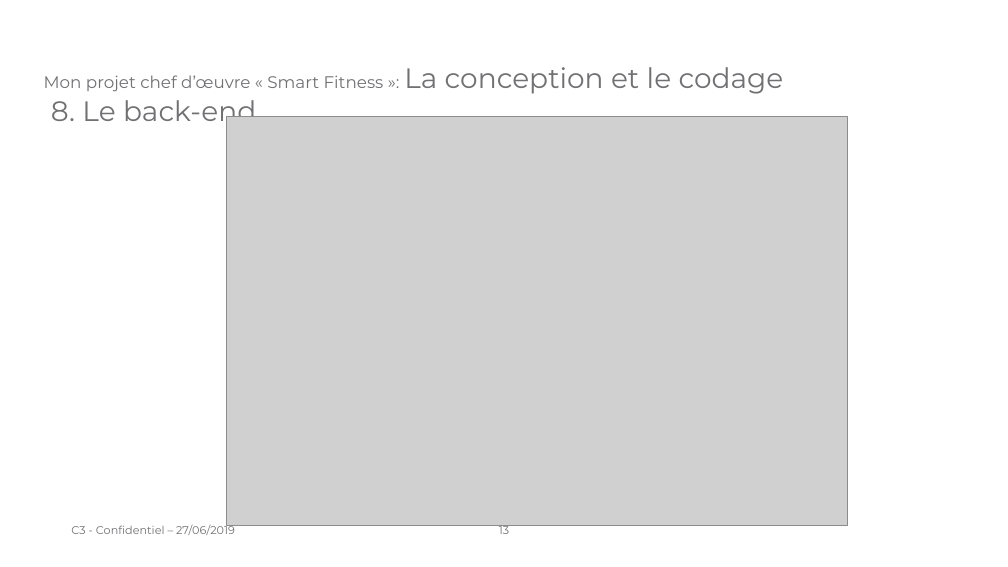
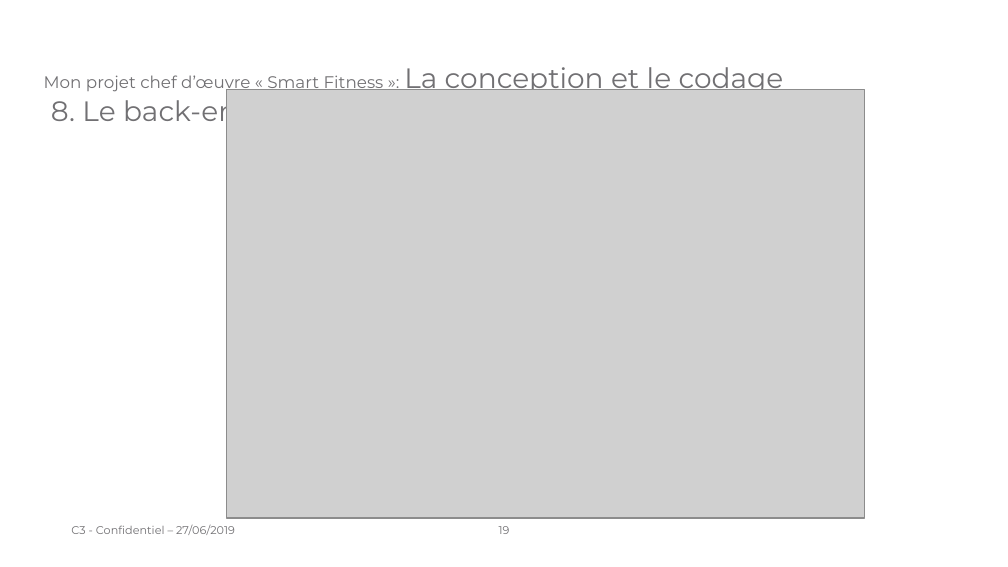
Before and after one commit to laurentpicardLP2/smartFitness, a slide deck: slide 19 of docs/oral/backup/Présentation orale - Projet chef d'œuvre.pptx (slide 13 before the commit). Drawn at 1008x567 pixels with LibreOffice and Linux fonts; fonts in the diff are those of the drawing; grey boxes stand for pictures; background and template pictures are left out. Boxes give left, top, right and bottom in pixels: in the first picture for what was removed or moved away, otherwise in the second. Text is boxed around its words. In the diff, an @@ line names an element or a change of style, - is before the commit and + after.

```diff
--- a/docs/oral/backup/Présentation orale - Projet chef d'œuvre.pptx
+++ b/docs/oral/backup/Présentation orale - Projet chef d'œuvre.pptx
@@ picture: place and size @@
-picture at [226,117,847,526]
+picture at [226,90,864,518]
@@ page number at [499,526,510,534]: text changed @@
-13
+19
```
Also in this commit, not shown: 6 slides added, 2 other files.
